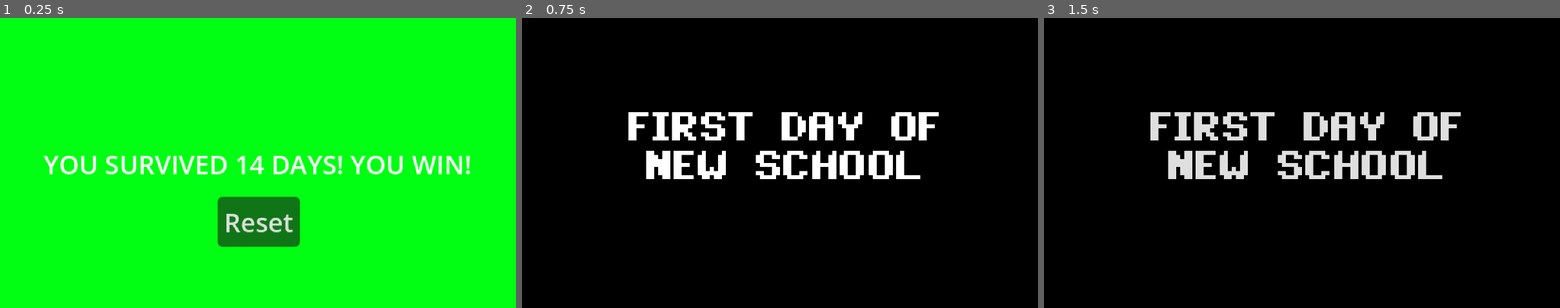
Above: before the commit, frames 1-3 (left to right).
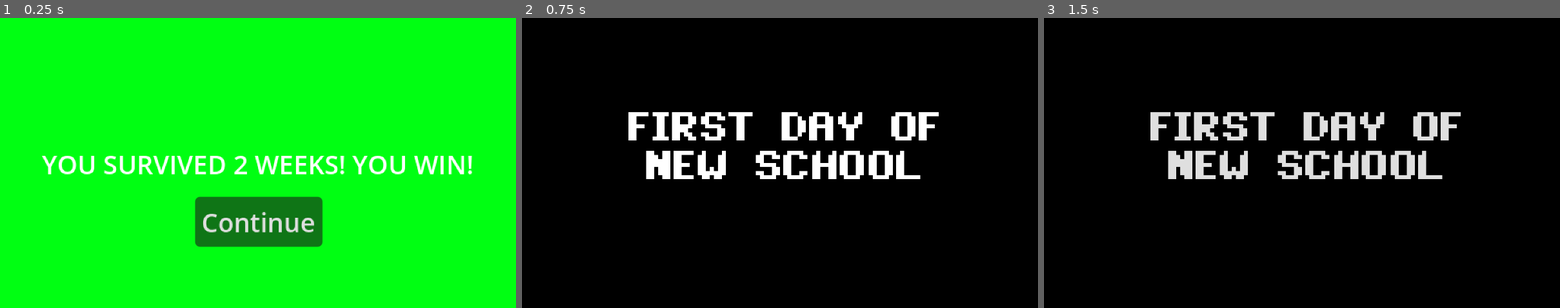
Above: after the commit, the same moments.

Repository: AzeOcram/checkpoint-gamejam
Game: Godot game, scene res://scenes/main/victory.tscn
The game is run twice, just before and just after one commit, with the same random seed, the same clock (stepped at 60 frames per second) and the same inputs. This scene is started directly instead of the project's main scene.
Inputs (mouse positions are in pixels of both pictures, inside the frame that each line leads up to):
- Up to frame 1 (0.25 s): no input
- Up to frame 2 (0.75 s): click "Reset" (after the commit: "Continue") at 0.5 s
- Up to frame 3 (1.5 s): click (1492, 209) at 1.27 s

The runs differ from the first frame. In frame 1, 4.8% of the frame differs, in the area x 8-92%, y 47-79%; in frame 2, nothing differs; in frame 3, nothing differs.

Commit message:
feat: alpha build

Diff:
--- a/scenes/main/victory.tscn
+++ b/scenes/main/victory.tscn
@@ -33,7 +33,7 @@
 offset_bottom = 11.5
 grow_horizontal = 2
 grow_vertical = 2
-text = "YOU SURVIVED 14 DAYS! YOU WIN!"
+text = "YOU SURVIVED 2 WEEKS! YOU WIN!"
 
 [node name="PlayAgainButton" type="Button" parent="." unique_id=1163951716]
 layout_mode = 1
@@ -48,5 +48,4 @@
 offset_bottom = 51.630066
 grow_horizontal = 2
 grow_vertical = 2
-text = "Reset
-"
+text = "Continue"
--- a/scripts/main/day_system.gd
+++ b/scripts/main/day_system.gd
@@ -6,7 +6,7 @@
 signal game_won # Optional signal for modular listeners
 
 
-const MINUTES_PER_DAY: float = 1.0
+const MINUTES_PER_DAY: float = 1.5
 
 var current_day: int = 1
 
@@ -32,7 +32,7 @@
 		day_changed.emit(current_day, get_day_name())
 
 		# Win Condition Check
-		if current_day >= 14:
+		if current_day >= 10:
 			_handle_victory()
 
 
--- a/scripts/main/game_over.gd
+++ b/scripts/main/game_over.gd
@@ -7,9 +7,7 @@
 
 func _on_retry_pressed() -> void:
 	# Reset player stats before restarting
-	Player.hp = Player.max_hp
-	Player.play_time = 0.0
-	Player.progress_score = 0.0
+	Player.restart()
 
 	# Reload your main game scene
 	get_tree().change_scene_to_file("res://scenes/main_menu/main_menu.tscn")
--- a/scripts/main/pause_menu.gd
+++ b/scripts/main/pause_menu.gd
@@ -44,4 +44,5 @@
 
 func _on_quit_pressed() -> void:
 	get_tree().paused = false
+	Player.restart()
 	get_tree().change_scene_to_file("res://scenes/main_menu/main_menu.tscn")
--- a/scripts/main/victory.gd
+++ b/scripts/main/victory.gd
@@ -7,10 +7,7 @@
 
 func _on_play_again_pressed() -> void:
 	# Reset Player metrics before starting a fresh run
-	Player.hp = Player.max_hp
-	Player.play_time = 0.0
-	Player.progress_score = 0.0
-	Player.energy = 0
+	Player.restart()
 
 	# Reload main game loop
 	get_tree().change_scene_to_file("res://scenes/main/main.tscn")
--- a/scripts/player/player.gd
+++ b/scripts/player/player.gd
@@ -91,3 +91,29 @@
 
 func get_play_time() -> float:
 	return play_time
+
+# Restart Functions
+func restart() -> void:
+	# Gender
+	gender = Gender.MALE
+
+	# Stats
+	energy_per_tap = 1
+	luck = 0.0
+	hp = 3
+	max_hp = 3
+
+	# Consumables
+	energy = 0
+	social_battery = 0
+	social_battery_per_second = 1
+
+	# Game Stats
+	play_time = 0.0
+	progress_score = 0.0
+
+	# Notify UI
+	hp_changed.emit()
+	luck_changed.emit()
+
+	print("PLAYER STATS RESET!")
